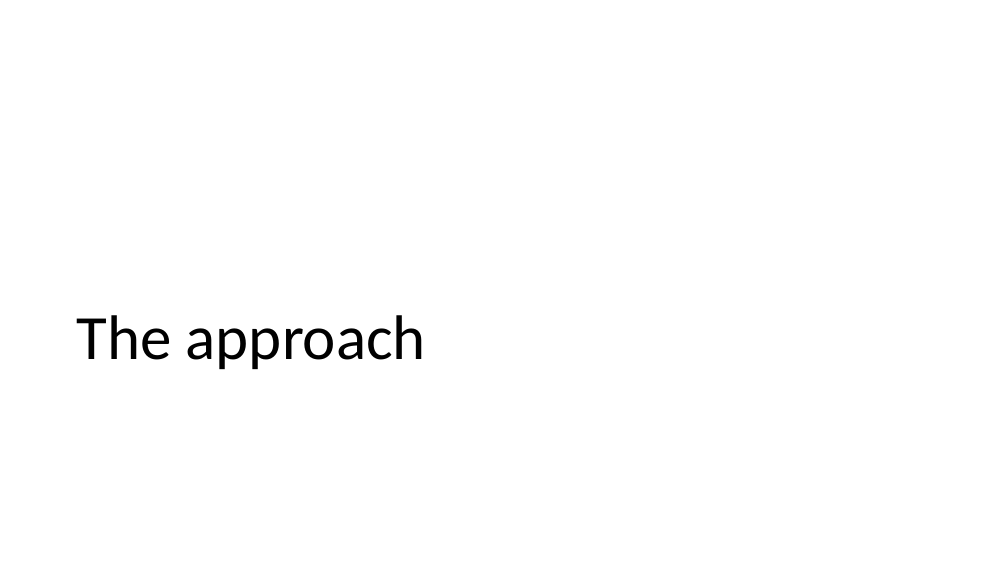
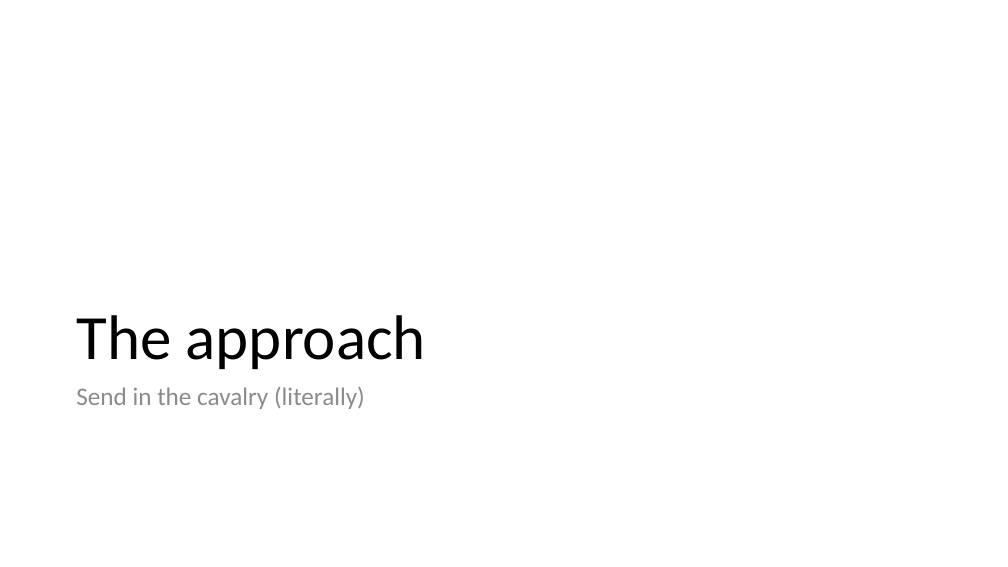
Before and after one commit to IrenaNiu/SU_CPSC_5200_20WQ, a slide deck: slide 12 of lectures/20WQ-02-27 TNG Design Session.pptx (slide 11 before the commit). Drawn at 1008x567 pixels with LibreOffice and Linux fonts; fonts in the diff are those of the drawing. Boxes give left, top, right and bottom in pixels: in the first picture for what was removed or moved away, otherwise in the second. Text is boxed around its words. In the diff, an @@ line names an element or a change of style, - is before the commit and + after.

```diff
--- a/lectures/20WQ-02-27 TNG Design Session.pptx
+++ b/lectures/20WQ-02-27 TNG Design Session.pptx
@@ text added at (76,387,365,409), 24 pt, text #8C8C8C @@
+Send in the cavalry (literally)
```
Also in this commit, not shown: 7 other slides changed, 3 slides added, 6 other files.
